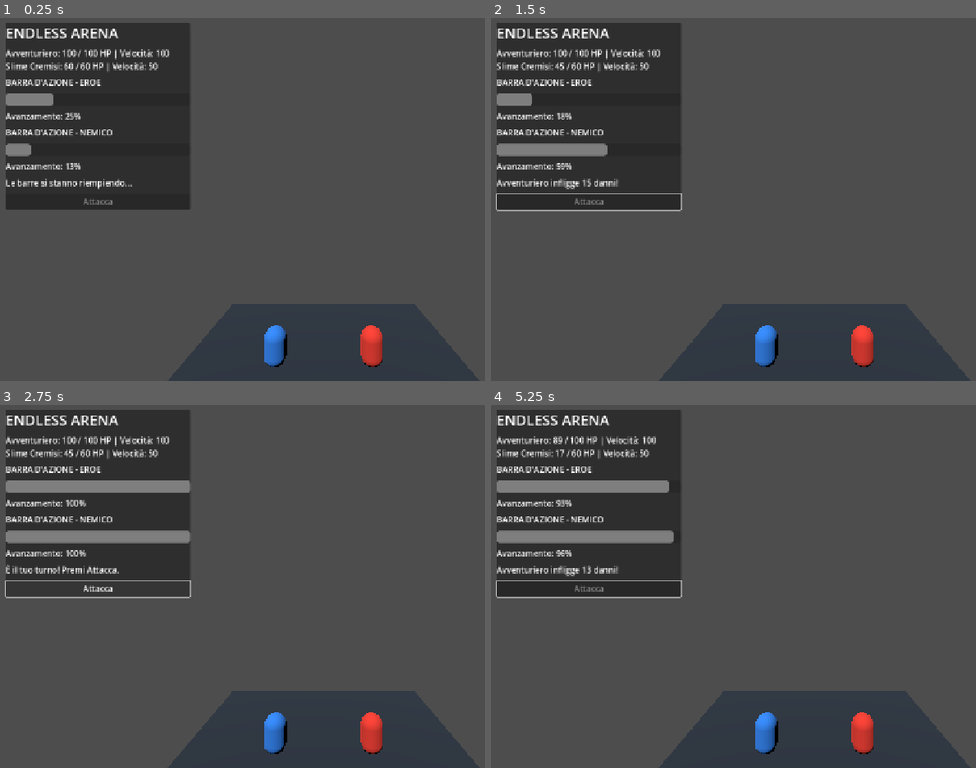
Above: before the commit, frames 1-4 (two rows, left to right).
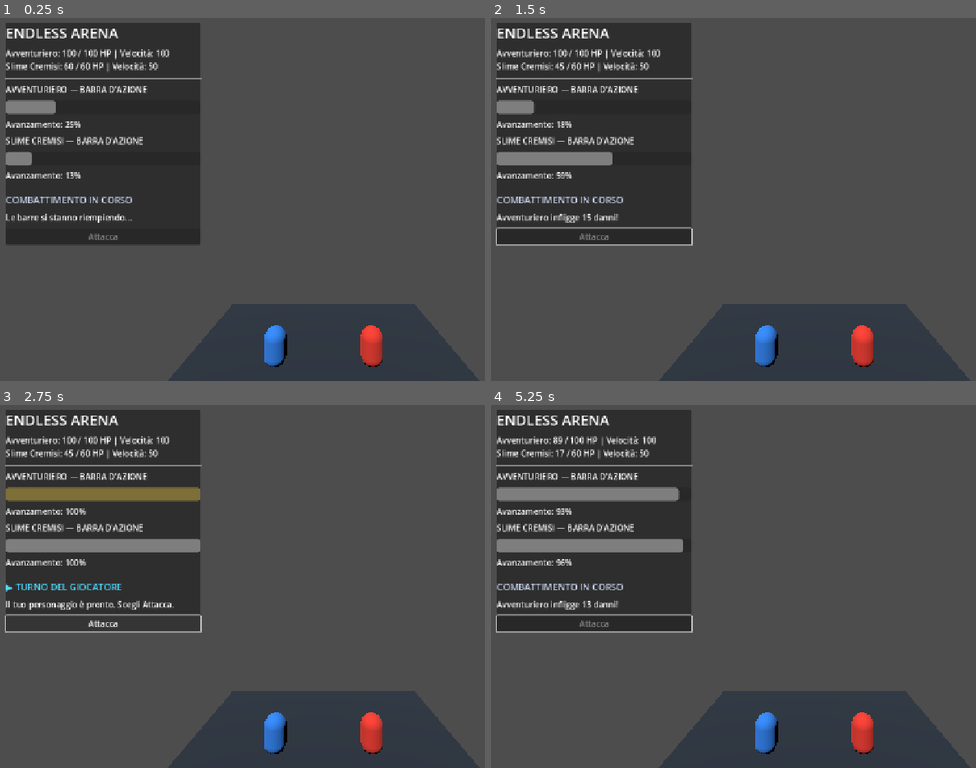
Above: after the commit, the same moments.

Repository: konakona185-gif/Super-spork-K7-school
Game: Godot game, scene res://scenes/main.tscn
The game is run twice, just before and just after one commit, with the same random seed, the same clock (stepped at 60 frames per second) and the same inputs.
Inputs:
- Up to frame 1 (0.25 s): no input
- Up to frame 2 (1.5 s): click "Attacca" at 1.25 s
- Up to frame 3 (2.75 s): no input
- Up to frame 4 (5.25 s): click "Attacca" at 2.75 s; click "Attacca" at 4.25 s

The runs differ from the first frame. In frame 1, 8.0% of the frame differs, in the area x 1-42%, y 1-63%; in frame 2, 9.0%; in frame 3, 9.9%; in frame 4, 11%.

Commit message:
Update main.gd

Diff:
--- a/scripts/main.gd
+++ b/scripts/main.gd
@@ -16,6 +16,7 @@
 
 var status_label: Label
 var turn_label: Label
+var turn_indicator_label: Label
 var attack_button: Button
 var restart_button: Button
 
@@ -55,9 +56,19 @@
 
 	if str(ready_fighter["team"]) == "hero":
 		waiting_for_hero_turn = true
-		turn_label.text = "È il tuo turno! Premi Attacca."
+		turn_indicator_label.text = "▶ TURNO DEL GIOCATORE"
+		turn_indicator_label.add_theme_color_override(
+			"font_color",
+			Color(0.3, 0.85, 1.0)
+		)
+		turn_label.text = "Il tuo personaggio è pronto. Scegli Attacca."
 		_update_ui()
 	else:
+		turn_indicator_label.text = "▶ TURNO DEL NEMICO"
+		turn_indicator_label.add_theme_color_override(
+			"font_color",
+			Color(1.0, 0.4, 0.3)
+		)
 		_enemy_turn(ready_fighter)
 
 
@@ -215,7 +226,7 @@
 
 	var panel := PanelContainer.new()
 	panel.position = Vector2(20, 20)
-	panel.custom_minimum_size = Vector2(360, 0)
+	panel.custom_minimum_size = Vector2(380, 0)
 	layer.add_child(panel)
 
 	var layout := VBoxContainer.new()
@@ -230,8 +241,11 @@
 	status_label = Label.new()
 	layout.add_child(status_label)
 
+	var separator := HSeparator.new()
+	layout.add_child(separator)
+
 	var hero_title := Label.new()
-	hero_title.text = "BARRA D'AZIONE - EROE"
+	hero_title.text = "AVVENTURIERO — BARRA D'AZIONE"
 	layout.add_child(hero_title)
 
 	hero_action_bar = ProgressBar.new()
@@ -239,14 +253,14 @@
 	hero_action_bar.max_value = 100.0
 	hero_action_bar.value = 0.0
 	hero_action_bar.show_percentage = false
-	hero_action_bar.custom_minimum_size = Vector2(300, 24)
+	hero_action_bar.custom_minimum_size = Vector2(320, 26)
 	layout.add_child(hero_action_bar)
 
 	hero_bar_label = Label.new()
 	layout.add_child(hero_bar_label)
 
 	var enemy_title := Label.new()
-	enemy_title.text = "BARRA D'AZIONE - NEMICO"
+	enemy_title.text = "SLIME CREMISI — BARRA D'AZIONE"
 	layout.add_child(enemy_title)
 
 	enemy_action_bar = ProgressBar.new()
@@ -254,14 +268,27 @@
 	enemy_action_bar.max_value = 100.0
 	enemy_action_bar.value = 0.0
 	enemy_action_bar.show_percentage = false
-	enemy_action_bar.custom_minimum_size = Vector2(300, 24)
+	enemy_action_bar.custom_minimum_size = Vector2(320, 26)
 	layout.add_child(enemy_action_bar)
 
 	enemy_bar_label = Label.new()
 	layout.add_child(enemy_bar_label)
 
+	var turn_separator := HSeparator.new()
+	layout.add_child(turn_separator)
+
+	turn_indicator_label = Label.new()
+	turn_indicator_label.text = "COMBATTIMENTO IN CORSO"
+	turn_indicator_label.add_theme_font_size_override("font_size", 18)
+	turn_indicator_label.add_theme_color_override(
+		"font_color",
+		Color(0.8, 0.85, 0.95)
+	)
+	layout.add_child(turn_indicator_label)
+
 	turn_label = Label.new()
 	turn_label.text = "Le barre si stanno riempiendo..."
+	turn_label.autowrap_mode = TextServer.AUTOWRAP_WORD_SMART
 	layout.add_child(turn_label)
 
 	attack_button = Button.new()
@@ -298,10 +325,21 @@
 		int(enemy_stats["speed"])
 	]
 
-	if hero_hp <= 0:
-		status_label.text += "\n\nSCONFITTA!"
-	elif enemy_hp <= 0:
-		status_label.text += "\n\nVITTORIA!"
+	if battle_over:
+		if hero_hp <= 0:
+			turn_indicator_label.text = "SCONFITTA"
+			turn_indicator_label.add_theme_color_override(
+				"font_color",
+				Color(1.0, 0.3, 0.3)
+			)
+		else:
+			turn_indicator_label.text = "VITTORIA"
+			turn_indicator_label.add_theme_color_override(
+				"font_color",
+				Color(0.3, 1.0, 0.5)
+			)
+
+		status_label.text += "\n\nCOMBATTIMENTO TERMINATO"
 
 	attack_button.visible = not battle_over
 	attack_button.disabled = not waiting_for_hero_turn
@@ -321,16 +359,28 @@
 		if team == "hero":
 			hero_action_bar.value = progress
 			hero_bar_label.text = "Avanzamento: %d%%" % int(round(progress))
+
+			if waiting_for_hero_turn:
+				hero_action_bar.modulate = Color(1.0, 0.85, 0.35)
+			else:
+				hero_action_bar.modulate = Color.WHITE
+
 		elif team == "enemy":
 			enemy_action_bar.value = progress
 			enemy_bar_label.text = "Avanzamento: %d%%" % int(round(progress))
 
+			if not waiting_for_hero_turn and progress >= 100.0:
+				enemy_action_bar.modulate = Color(1.0, 0.75, 0.65)
+			else:
+				enemy_action_bar.modulate = Color.WHITE
+
 
 func _on_attack_pressed() -> void:
 	if battle_over or not waiting_for_hero_turn:
 		return
 
 	var hero_stats: Dictionary = hero_data["stats"]
+
 	var damage: int = rng.randi_range(
 		int(hero_stats["attack_min"]),
 		int(hero_stats["attack_max"])
@@ -349,13 +399,20 @@
 
 	if enemy_hp <= 0:
 		battle_over = true
-		turn_label.text += "\nVittoria! Il nemico è stato sconfitto."
+		turn_label.text += "\nIl nemico è stato sconfitto!"
+	else:
+		turn_indicator_label.text = "COMBATTIMENTO IN CORSO"
+		turn_indicator_label.add_theme_color_override(
+			"font_color",
+			Color(0.8, 0.85, 0.95)
+		)
 
 	_update_ui()
 
 
 func _enemy_turn(_fighter: Dictionary) -> void:
 	var enemy_stats: Dictionary = enemy_data["stats"]
+
 	var damage: int = rng.randi_range(
 		int(enemy_stats["attack_min"]),
 		int(enemy_stats["attack_max"])
@@ -373,7 +430,13 @@
 
 	if hero_hp <= 0:
 		battle_over = true
-		turn_label.text += "\nSconfitta! Il tuo eroe è stato sconfitto."
+		turn_label.text += "\nIl tuo eroe è stato sconfitto!"
+	else:
+		turn_indicator_label.text = "COMBATTIMENTO IN CORSO"
+		turn_indicator_label.add_theme_color_override(
+			"font_color",
+			Color(0.8, 0.85, 0.95)
+		)
 
 	_update_ui()
 
@@ -387,5 +450,12 @@
 
 func _on_restart_pressed() -> void:
 	_reset_battle()
+
+	turn_indicator_label.text = "COMBATTIMENTO IN CORSO"
+	turn_indicator_label.add_theme_color_override(
+		"font_color",
+		Color(0.8, 0.85, 0.95)
+	)
+
 	turn_label.text = "Le barre si stanno riempiendo..."
 	_update_ui()
